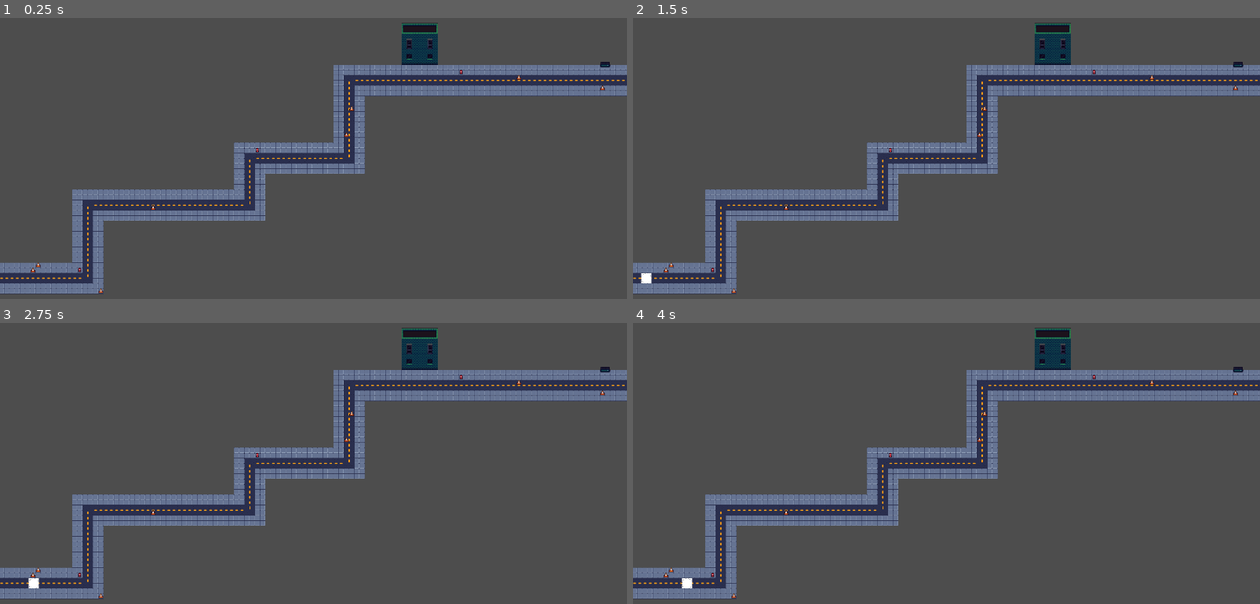
Above: before the commit, frames 1-4 (two rows, left to right).
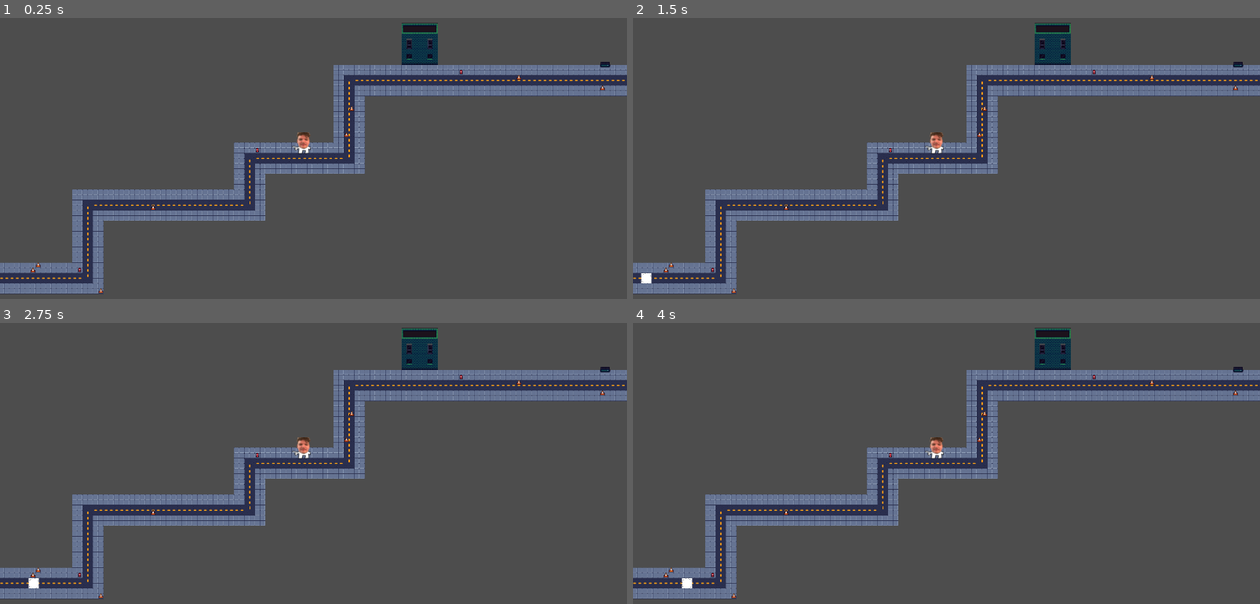
Above: after the commit, the same moments.

Repository: double0can/Raccoon-Rampage-TD
Game: Godot game, scene res://Assets/Map/map_1.tscn
The game is run twice, just before and just after one commit, with the same random seed, the same clock (stepped at 60 frames per second) and the same inputs.
Inputs (mouse positions are in pixels of both pictures, inside the frame that each line leads up to):
- Up to frame 1 (0.25 s): no input
- Up to frame 2 (1.5 s): tap Enter at 0.5 s; move the mouse to (1084, 158) at 0.52 s; tap Space at 1.25 s; move the mouse to (821, 192) at 1.27 s
- Up to frame 3 (2.75 s): tap Enter at 2 s; move the mouse to (376, 404) at 2.02 s
- Up to frame 4 (4 s): tap Space at 2.75 s; move the mouse to (915, 550) at 2.77 s; tap Enter at 3.5 s; move the mouse to (1134, 533) at 3.52 s

The runs differ from the first frame. In frame 1, 0.2% of the frame differs, in the area x 46-50%, y 40-49%; in frame 2, 0.2%; in frame 3, 0.2%; in frame 4, 0.2%.
Error after the commit: Attempt to call function 'look_at' in base 'null instance' on a null instance. (res://Scenes/Towers/default_tower.gd:8)

Commit message:
Unsuccessfully Implemented Tower
towers follow mouse instead of enemy. Still can play the game as intended but requires more user input.

Diff:
--- a/Assets/Map/map_1.tscn
+++ b/Assets/Map/map_1.tscn
@@ -1,7 +1,8 @@
-[gd_scene load_steps=8 format=4 uid="uid://dpxwml2eyj7ko"]
+[gd_scene load_steps=9 format=4 uid="uid://dpxwml2eyj7ko"]
 
 [ext_resource type="Texture2D" uid="uid://ksesb8qm22gi" path="res://Assets/Map/CITY-TILES-.png" id="1_d7wqs"]
 [ext_resource type="Script" uid="uid://nfovf5mldrpb" path="res://Scenes/Main Scene/Game Logic.gd" id="1_raftv"]
+[ext_resource type="PackedScene" uid="uid://7i3jv72difew" path="res://Scenes/Towers/default_tower.tscn" id="3_ymbon"]
 
 [sub_resource type="TileSetAtlasSource" id="TileSetAtlasSource_raftv"]
 texture = ExtResource("1_d7wqs")
@@ -331,3 +332,10 @@
 
 [node name="Path2D" type="Path2D" parent="."]
 curve = SubResource("Curve2D_ey2xw")
+
+[node name="turrets" type="Node2D" parent="."]
+
+[node name="Node2D" type="Node2D" parent="."]
+
+[node name="Default Tower" parent="Node2D" instance=ExtResource("3_ymbon")]
+position = Vector2(-13, -63)
--- a/Assets/Towers/tower_1.tscn
+++ /dev/null
@@ -1,12 +0,0 @@
-[gd_scene load_steps=3 format=3 uid="uid://buksh6dhynob0"]
-
-[ext_resource type="Texture2D" uid="uid://dokpd1hpmfefi" path="res://Assets/Towers/face-with-raised-eyebrow-emoji-2048x1974-c3jlfg7b.png" id="1_dfroe"]
-[ext_resource type="Script" uid="uid://cqw10mie7n2q3" path="res://towerScript.gd" id="2_ifhvj"]
-
-[node name="Tower1" type="Node2D"]
-
-[node name="T1" type="Sprite2D" parent="."]
-position = Vector2(191.00002, 140)
-scale = Vector2(0.05, 0.05)
-texture = ExtResource("1_dfroe")
-script = ExtResource("2_ifhvj")
--- a/Scenes/Enemies/enemy.tscn
+++ b/Scenes/Enemies/enemy.tscn
@@ -11,7 +11,7 @@
 
 [node name="CharacterBody2D" type="CharacterBody2D" parent="."]
 
-[node name="Sprite2D" type="Sprite2D" parent="CharacterBody2D"]
+[node name="enemySprite" type="Sprite2D" parent="CharacterBody2D"]
 scale = Vector2(0.045, 0.045)
 texture = ExtResource("1_613su")
 
--- /dev/null
+++ b/Scenes/Towers/default_tower.gd
@@ -0,0 +1,8 @@
+extends Node2D
+
+func _physics_process(_delta):
+	turn()
+
+func turn():
+	var enemyPos = get_global_mouse_position()
+	get_node("Default Tower").look_at(enemyPos)
--- /dev/null
+++ b/Scenes/Towers/default_tower.tscn
@@ -0,0 +1,12 @@
+[gd_scene load_steps=3 format=3 uid="uid://7i3jv72difew"]
+
+[ext_resource type="Script" uid="uid://d4e3gnqvk0v3h" path="res://Scenes/Towers/default_tower.gd" id="1_1is5w"]
+[ext_resource type="Texture2D" uid="uid://c7dd2i62fohxt" path="res://Assets/Towers/toni_with_wepon (1).png" id="1_r6xvt"]
+
+[node name="Default Tower" type="Node2D"]
+script = ExtResource("1_1is5w")
+
+[node name="Tower1" type="Sprite2D" parent="."]
+position = Vector2(13, 19)
+scale = Vector2(1.7222223, 2.0555556)
+texture = ExtResource("1_r6xvt")
Binary file added: Assets/Towers/toni_with_wepon (1).png
Not shown, added: Assets/Towers/toni_with_wepon (1).png.import
Not shown, added: Scenes/Towers/default_tower.gd.uid
